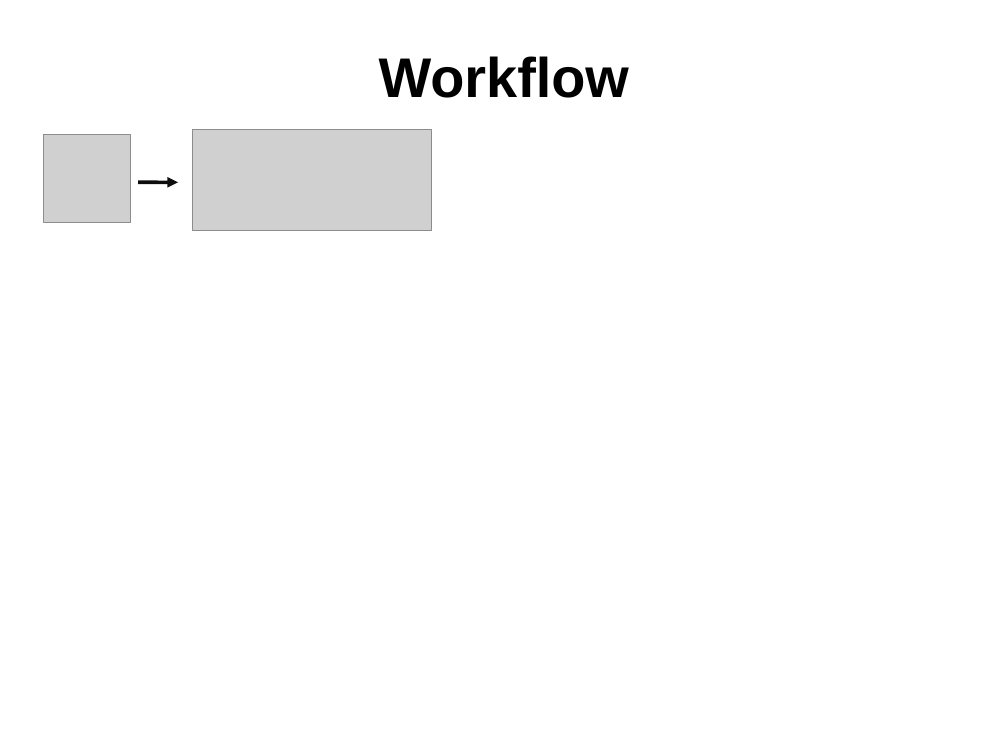
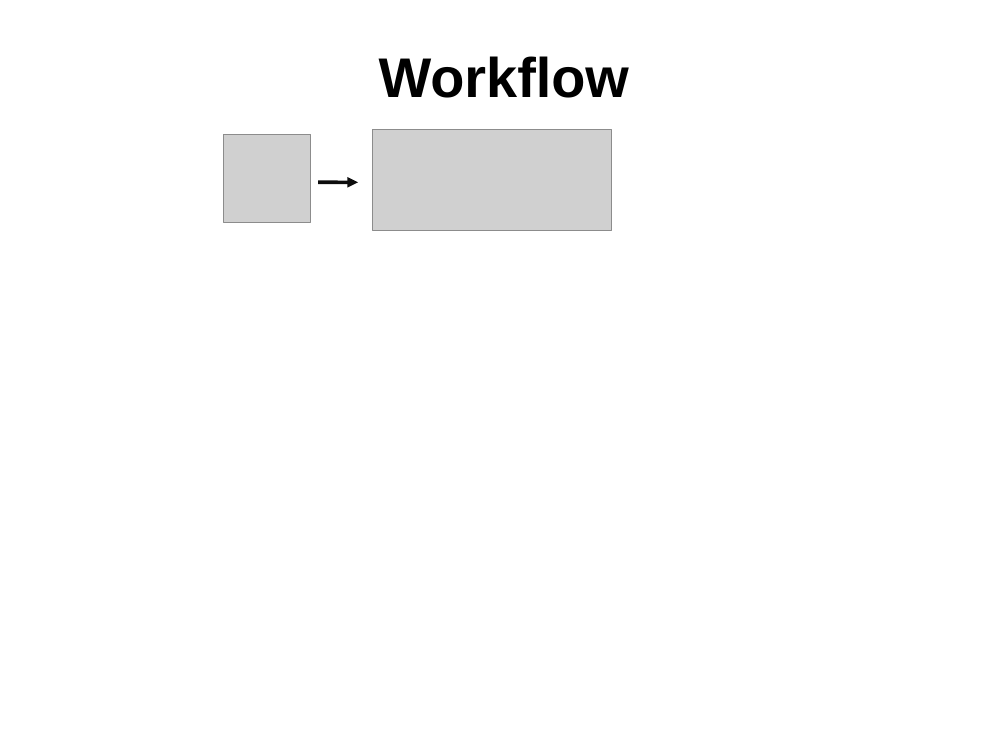
Before and after one commit to banksJeremy/slide-drive, a slide deck: slide 24 of examples/demo.odp. Drawn at 1008x756 pixels with LibreOffice and Linux fonts; fonts in the diff are those of the drawing; grey boxes stand for pictures. Boxes give left, top, right and bottom in pixels: in the first picture for what was removed or moved away, otherwise in the second. Text is boxed around its words. In the diff, an @@ line names an element or a change of style, - is before the commit and + after.

```diff
--- a/examples/demo.odp
+++ b/examples/demo.odp
@@ 2 pictures, 1 arrow: place and size @@
-2 pictures, 1 arrow at [43, 130, 433, 231]
+2 pictures, 1 arrow at [223, 130, 612, 231]
```
Also in this commit, not shown: 6 other slides changed, 2 slides added, 2 other files.
